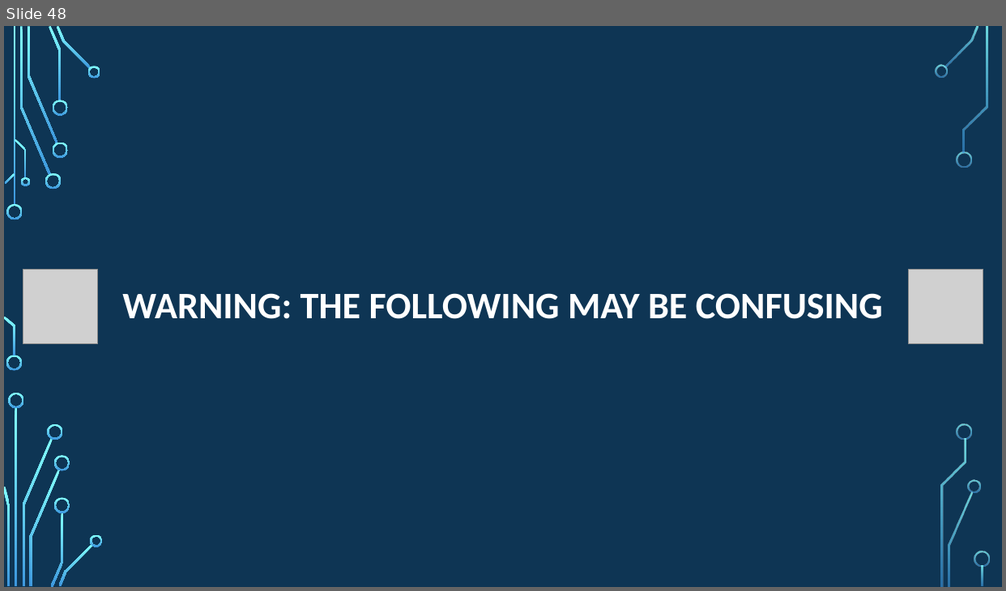
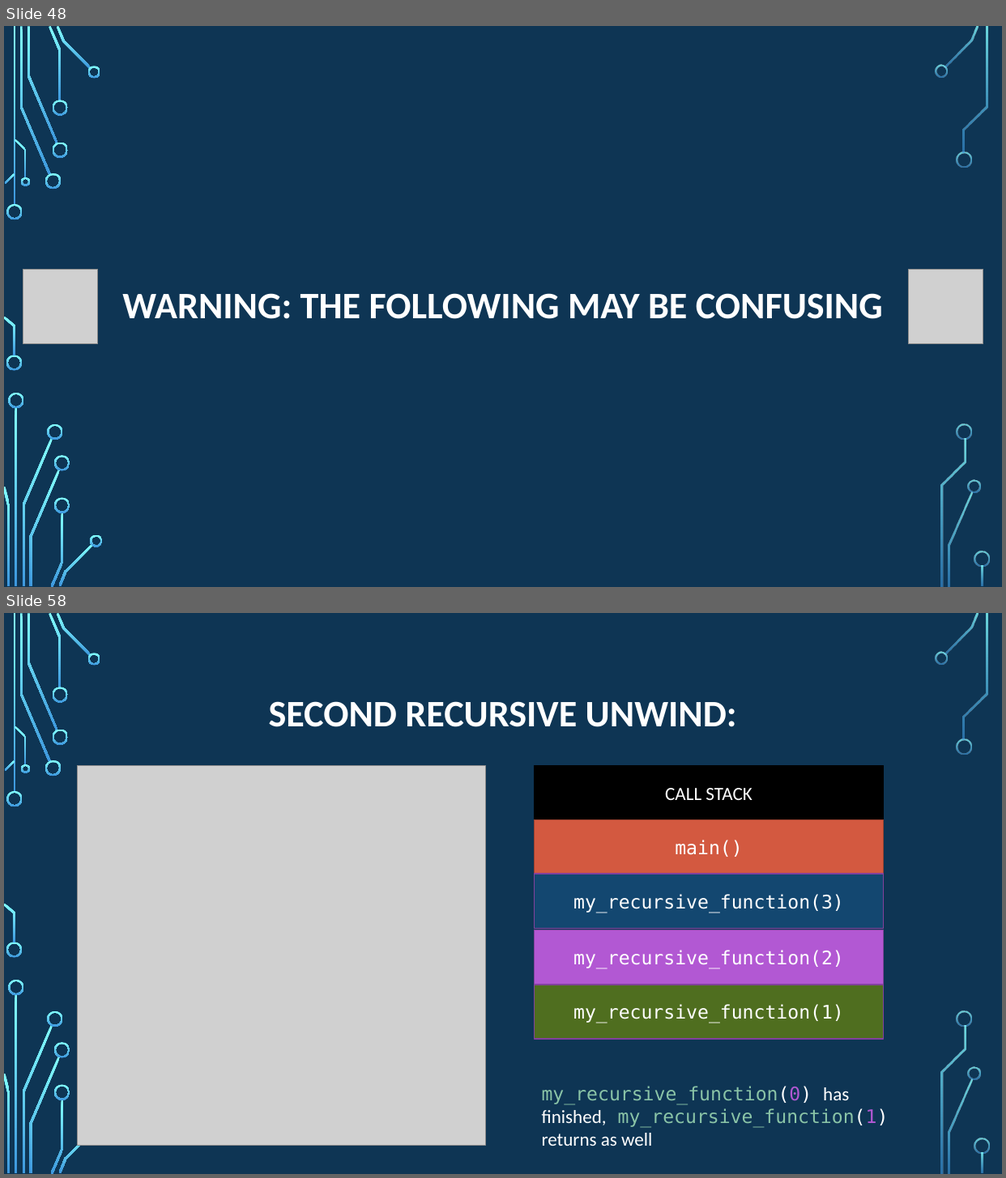
Before and after one commit to psypdt/ZIS_C-_Summer_Course_2019, a slide deck: Day_4/Day_4.pptx. Shown one above the other, each under a label of ours: slide 48 before the commit, slides 48 and 58 after it; the slides between them are not shown. The pictures are 1006x591 and 1006x1178 pixels, drawn with LibreOffice and Linux fonts; fonts in the diff are those of the drawing; grey boxes stand for pictures; background and template pictures are left out. Boxes give left, top, right and bottom in pixels: in the first picture for what was removed or moved away, otherwise in the second. Text is boxed around its words. In the diff, an @@ line names an element or a change of style, - is before the commit and + after.

```diff
--- a/Day_4/Day_4.pptx
+++ b/Day_4/Day_4.pptx
@@ slide 58 added at <box>4,613,1002,1174</box>, background picture (left out); not listed: 35 template elements that a slide beside it also shows @@
@@ title added at <box>269,701,737,727</box>, 36 pt, text #FFFFFF, bold @@
+SECOND RECURSIVE UNWIND:
@@ picture added at <box>78,766,485,1146</box> @@
@@ rectangle added at <box>534,766,883,820</box>, fill #000000, outline #000000 1.25 pt, 18 pt, text #FFFFFF @@
+CALL STACK
@@ rectangle added at <box>534,820,883,875</box>, fill #D35940, outline #9C422F 1.25 pt, 18 pt, text #FFFFFF @@
+main()
@@ rectangle added at <box>534,875,883,929</box>, fill #134770, outline #84419C 1.25 pt, 18 pt, text #FFFFFF @@
+my_recursive_function(3)
@@ rectangle added at <box>534,931,883,985</box>, fill #B258D3, outline #84419C 1.25 pt, 18 pt, text #FFFFFF @@
+my_recursive_function(2)
@@ rectangle added at <box>534,985,883,1040</box>, fill #4F6E1F, outline #84419C 1.25 pt, 18 pt, text #FFFFFF @@
+my_recursive_function(1)
@@ text added at <box>542,1086,889,1146</box>, 18 pt, text #8AC4A7 @@
+my_recursive_function(0) has finished, my_recursive_function(1) returns as well
```
Also in this commit, not shown: 4 slides changed, 20 other slides added.
